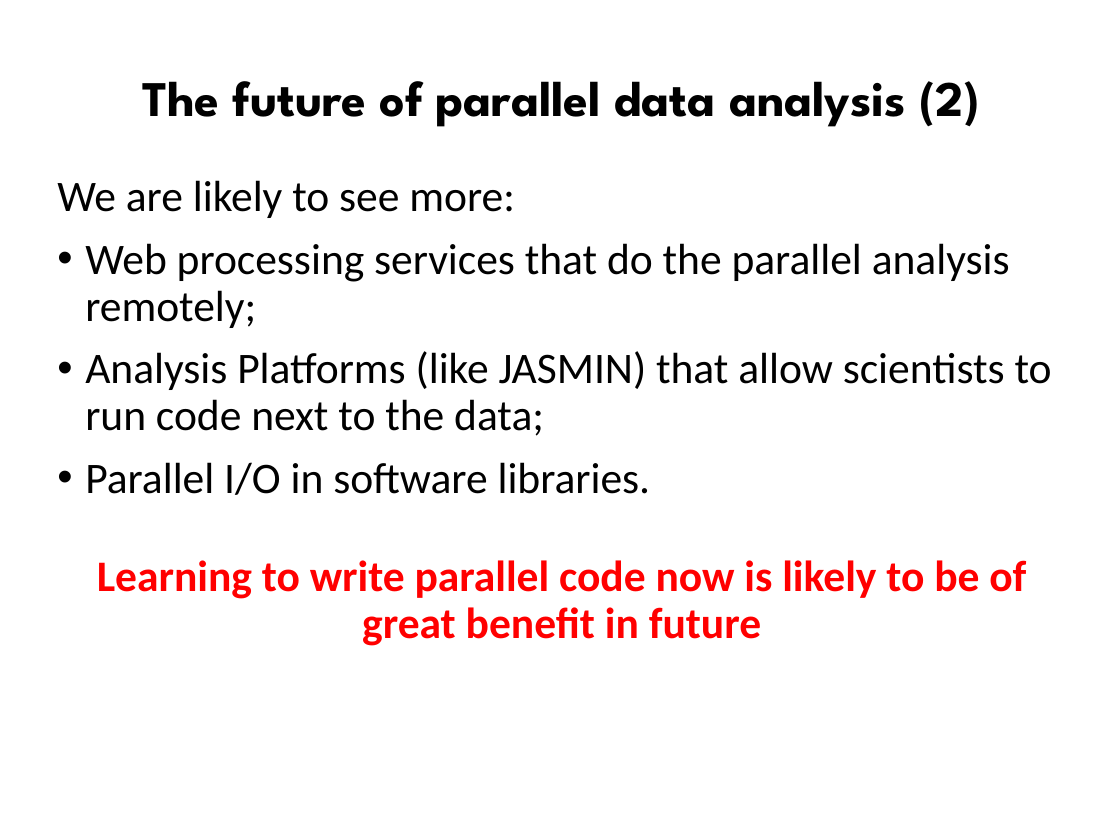
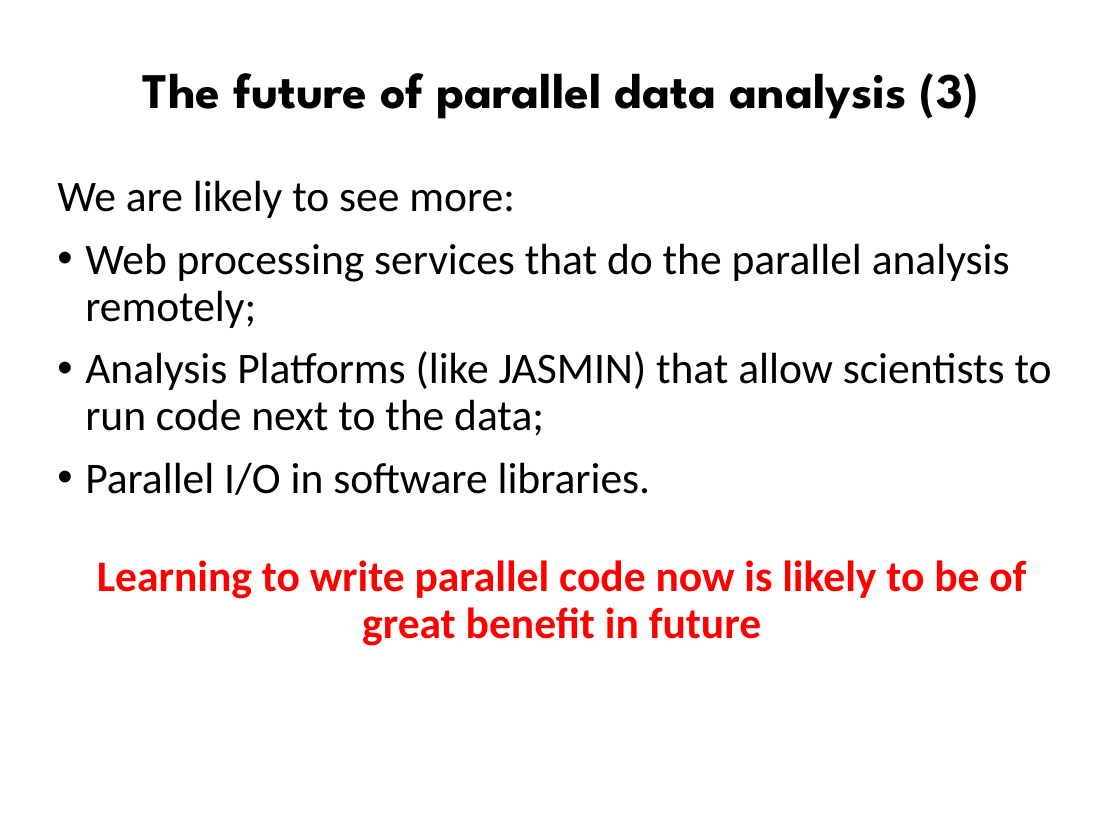
Before and after one commit to ncasuk/ncas-isc, a slide deck: slide 31 of overview_presentations/Parallel_Processing_Large_Data.pptx (slide 27 before the commit). Drawn at 1120x840 pixels with LibreOffice and Linux fonts; fonts in the diff are those of the drawing; background and template pictures are left out. Boxes give left, top, right and bottom in pixels: in the first picture for what was removed or moved away, otherwise in the second. Text is boxed around its words. In the diff, an @@ line names an element or a change of style, - is before the commit and + after.

```diff
--- a/overview_presentations/Parallel_Processing_Large_Data.pptx
+++ b/overview_presentations/Parallel_Processing_Large_Data.pptx
@@ title at <box>143,73,979,119</box>: text changed @@
-The future of parallel data analysis (2)
+The future of parallel data analysis (3)
```
Also in this commit, not shown: 20 other slides changed, 8 slides added, 4 slides removed, 4 other files.
